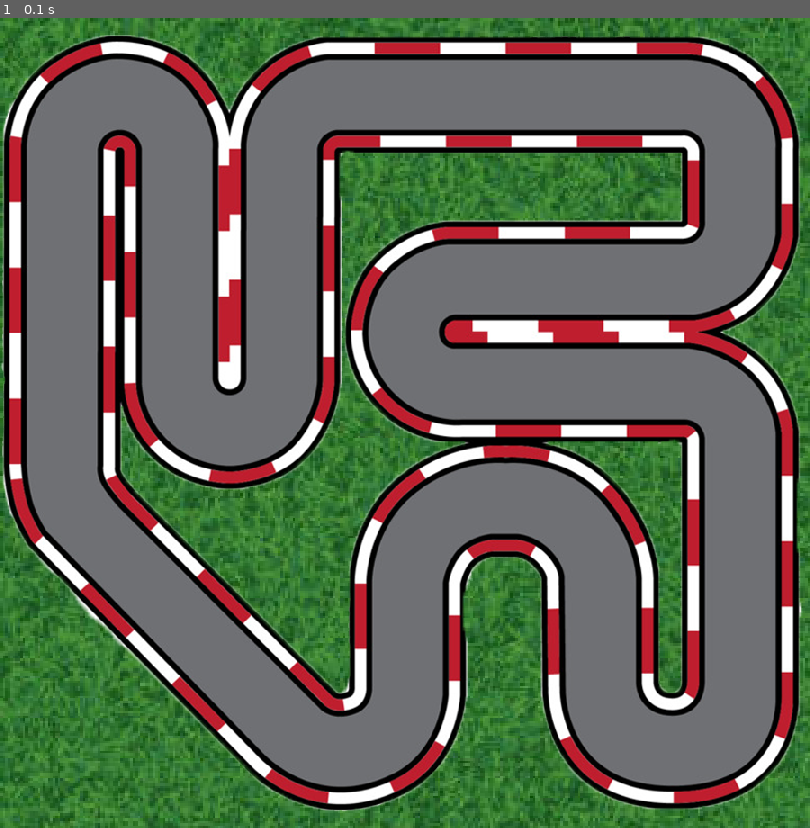
Above: before the commit, frame 1.
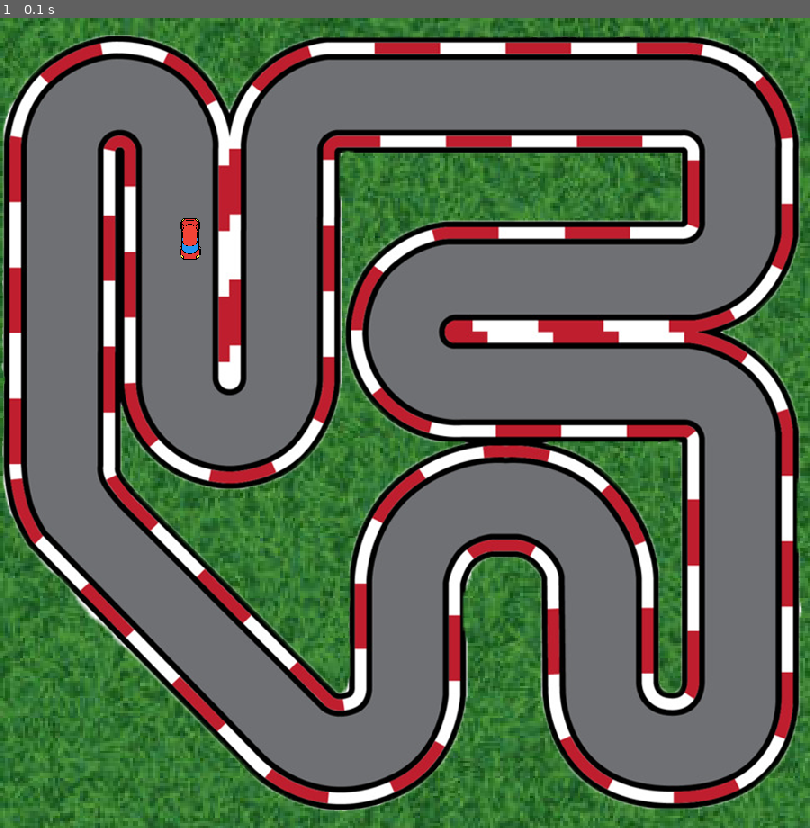
Above: after the commit, the same moment.

Repository: khanyousafzaideveloper/pygames-projects
Game: pygame game, started from imgs/main.py
Two runs of this game, one before a commit and one after it. Both use one fixed random seed, a clock stepped at 60 frames per second and the inputs below.
Inputs:
- Up to frame 1 (0.1 s): no input

The runs differ from the first frame. In frame 1, 0.1% of the frame differs, in the area x 22-25%, y 24-30%.

Commit message:
turning the car by changing angle

Diff:
--- a/imgs/main.py
+++ b/imgs/main.py
@@ -2,7 +2,7 @@
 import pygame
 import math
 import time
-from utils import scale_image
+from utils import scale_image, blit_rotate_center
 
 GRASS = scale_image(pygame.image.load("imgs/grass.jpg"), 2.5)
 TRACK = scale_image(pygame.image.load("imgs/track.png"), 0.9)
@@ -18,11 +18,14 @@
 FPS = 60
 
 class AbstractCar:
+
     def __init__(self, max_vel, rotation_vel):
+        self.img = self.IMG
         self.max_vel = max_vel
         self.vel  = 0
         self.rotation_vel = rotation_vel
-        self.angle = 0
+        self.angle = 180
+        self.x, self.y = self.START_POS
 
     def rotate(self, left= False, right=False):
         if left:
@@ -30,20 +33,30 @@
         elif right:
             self.angle-= self.rotation_vel
 
+    def draw(self, win):
+        blit_rotate_center(win, self.img, (self.x, self.y), self.angle)
 
-def draw(win, images):
+class PlayerCar(AbstractCar):
+        IMG = RED_CAR
+        START_POS = (180, 200)
+
+
+def draw(win, images, player_car):
     for img, pos in images:
         win.blit(img, pos)
 
+    player_car.draw(win)
+    pygame.display.update()
+
+
 run = True
 clock = pygame.time.Clock()
-images = [(GRASS, (0,0)), (TRACK, (0,0)) ]
+images = [(GRASS, (0,0)), (TRACK, (0,0))]
+player_car = PlayerCar(4, 4)
 
 while run:
     clock.tick(FPS)
-    draw(WIN, images)
-
-    pygame.display.update()
+    draw(WIN, images, player_car)
 
     for event in pygame.event.get():
         if event.type == pygame.QUIT:
